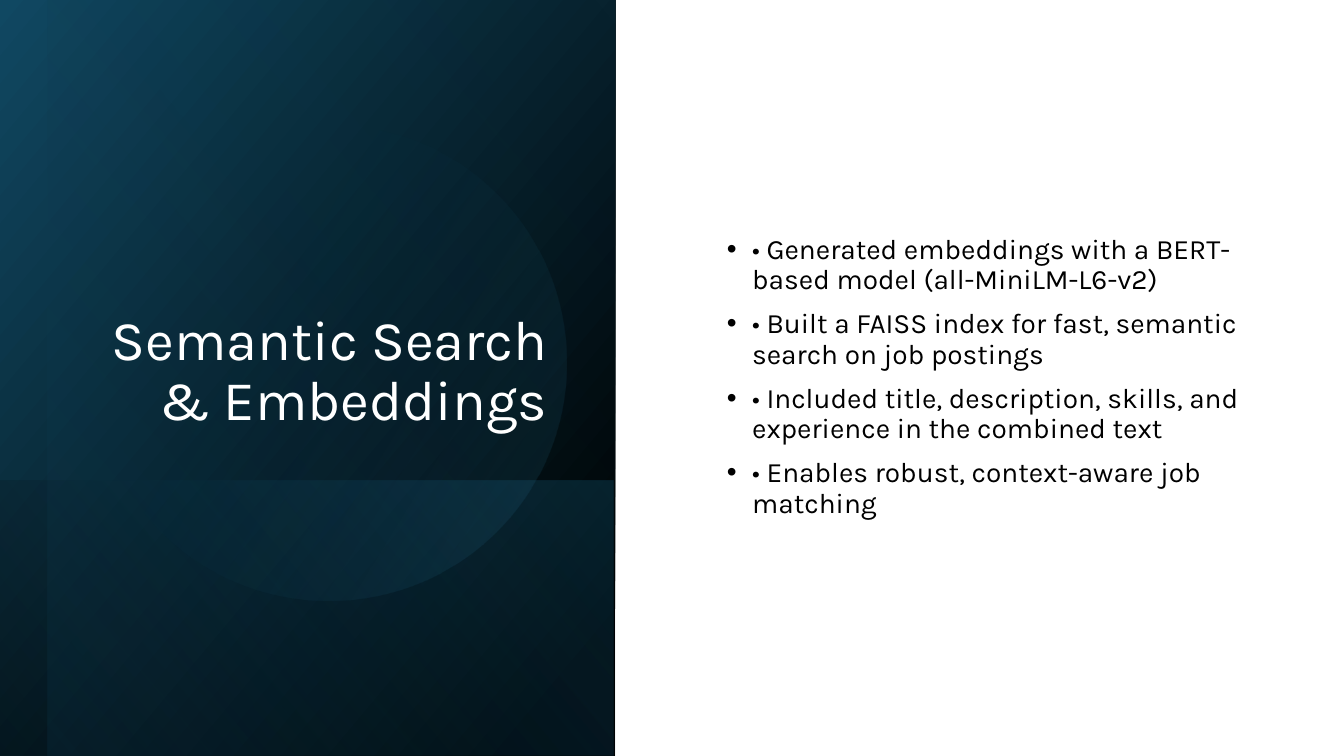
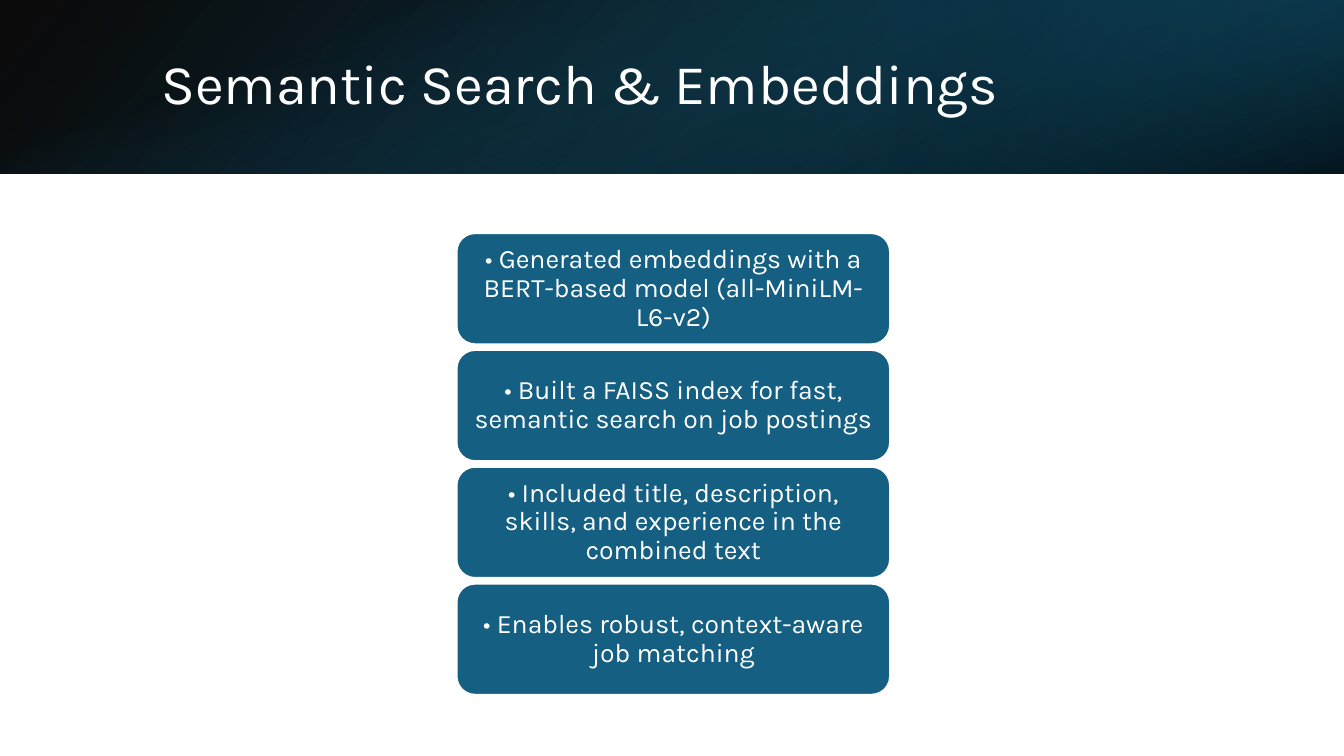
Before and after one commit to ShouravRakshit/JobHunter, a slide deck: slide 7 of JobHunter/JobHunter_Presentation.pptx. Drawn at 1344x756 pixels with LibreOffice and Linux fonts; fonts in the diff are those of the drawing. Boxes give left, top, right and bottom in pixels: in the first picture for what was removed or moved away, otherwise in the second. Text is boxed around its words. In the diff, an @@ line names an element or a change of style, - is before the commit and + after.

```diff
--- a/JobHunter/JobHunter_Presentation.pptx
+++ b/JobHunter/JobHunter_Presentation.pptx
@@ rectangle removed at box(0, 0, 615, 756) @@
@@ rectangle added at box(0, 0, 1344, 173), fill gradient #000000 to #104862 @@
@@ rectangle added at box(0, 1, 1343, 174), fill gradient #156082 to #000000 @@
@@ rectangle removed at box(48, 0, 616, 756) @@
@@ rectangle added at box(896, 0, 1344, 173), fill gradient #0B3041 to #156082 @@
@@ title "Semantic Search & Embeddings": place and size @@
-title "Semantic Search & Embeddings" at box(112, 321, 547, 434)
+title "Semantic Search & Embeddings" at box(161, 65, 997, 118)
@@ title "Semantic Search & Embeddings" at box(161, 65, 997, 118): alignment right to left; vertical alignment bottom to middle @@
@@ ellipse removed at box(48, 81, 610, 643) @@
@@ text removed at box(752, 239, 1238, 520) @@
-• • Generated embeddings with a BERT-based model (all-MiniLM-L6-v2)
-• • Built a FAISS index for fast, semantic search on job postings
-• • Included title, description, skills, and experience in the combined text
-• • Enables robust, context-aware job matching
@@ rectangle removed at box(0, 480, 614, 756) @@
@@ group added at box(457, 233, 890, 695): 4 rounded rectangles, 4 texts @@
+• Generated embeddings with a BERT-based model (all-MiniLM-L6-v2)
+• Built a FAISS index for fast, semantic search on job postings
+• Included title, description, skills, and experience in the combined text
+• Enables robust, context-aware job matching
```
Also in this commit, not shown: 8 other slides changed, 2 slides added, 1 slide removed.
